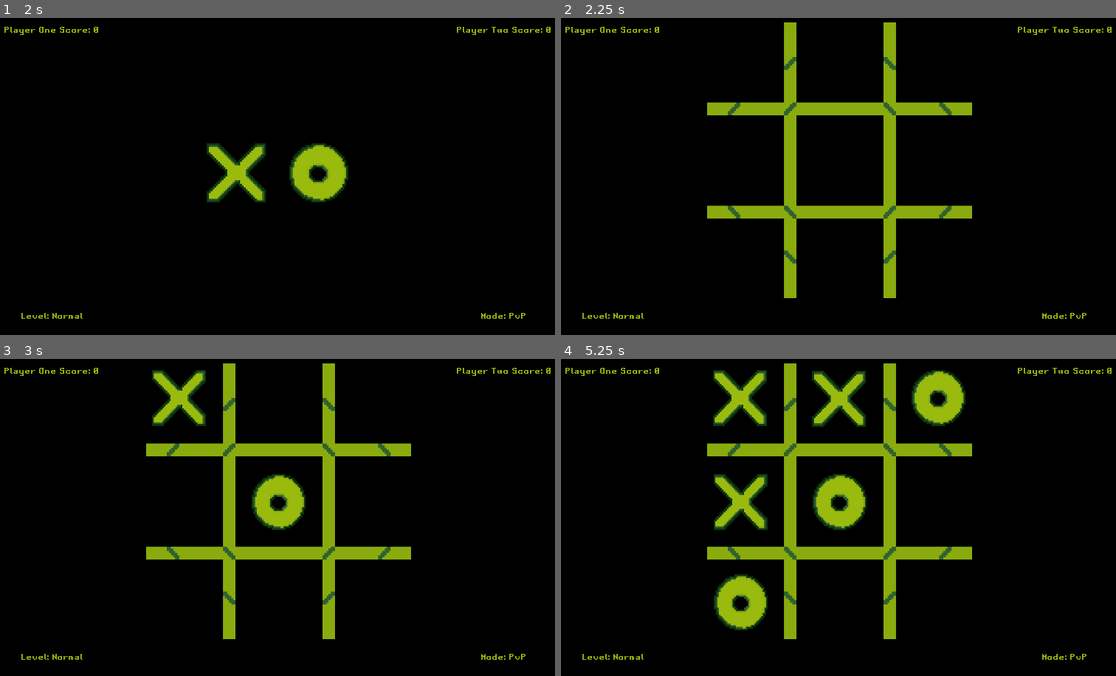
Above: before the commit, frames 1-4 (two rows, left to right).
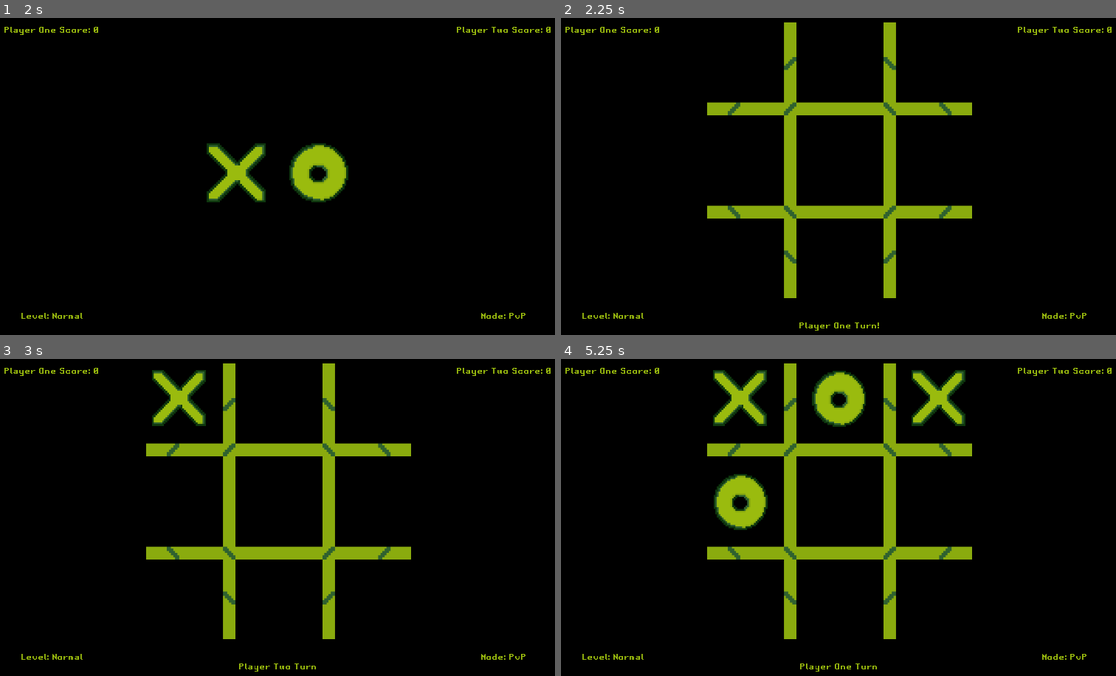
Above: after the commit, the same moments.

Repository: guilhermeprates/tic-tac-toe
Game: Godot game, scene res://Source/StartMenu/StartMenu.tscn
Two runs of this game, one before a commit and one after it. Both use one fixed random seed, a clock stepped at 60 frames per second and the inputs below.
Inputs (mouse positions are in pixels of both pictures, inside the frame that each line leads up to):
- Up to frame 1 (2 s): click "Start Game" at 0.5 s; click "PvP" at 1.25 s
- Up to frame 2 (2.25 s): click (799, 173) at 2 s
- Up to frame 3 (3 s): tap Enter at 2.75 s; move the mouse to (177, 397) at 2.77 s; press the mouse at (177, 397) at 2.78 s
- Up to frame 4 (5.25 s): tap Space at 3.5, 5 s; move the mouse to (838, 400) at 3.52 s; release the mouse at (838, 400) at 3.53 s; click (838, 400) at 3.6 s; tap Enter at 4.25 s; move the mouse to (938, 397) at 4.27 s; press the mouse at (938, 397) at 4.28 s; move the mouse to (738, 501) at 5.02 s; release the mouse at (738, 501) at 5.03 s; click (738, 501) at 5.1 s

Frame 1 is identical in both runs. In frame 2, less than 0.1% of the frame differs, in the area x 42-58%, y 96-99%; in frame 3, 1.4%; in frame 4, 6.6%, in the area x 27-73%, y 3-99%.

Commit message:
Add Game Over screen with options menu and update game flow

Diff:
--- a/Source/Board/Board.gd
+++ b/Source/Board/Board.gd
@@ -1,4 +1,6 @@
 class_name Board extends Node2D
+
+onready var turn_label: Label = $TurnLabel
 
 var board: Array = []
 var tiles: Array = []
@@ -10,15 +12,41 @@
 var winner: Player
 
 func _ready() -> void:
+	_start_game()
+	_build_board()
+
+func _process(_delta: float) -> void:
+	if game_over:
+		_reset_game()
+		Global.goto_scene("res://Source/GameOver/GameOver.tscn")
+
+func _start_game() -> void:
+	match (Global.game_mode):
+		Game.Mode.PvP:
+			_start_pvp_game()
+		Game.Mode.PvAI:
+			_start_pvai_game()
+
+func _start_pvp_game():
 	player_one = Player.new()
-	player_one.set_symbol(Player.Symbol.X)
+	player_one.set_id(1)
+	player_one.set_symbol(Global.player_one_symbol)
 	player_two = Player.new()
-	player_two.set_symbol(Player.Symbol.O)
+	player_two.set_id(2)
+	player_two.set_symbol(Global.player_two_symbol)
+	current_player = player_one
+
+func _start_pvai_game():
+	player_one = Player.new()
+	player_one.set_id(1)
+	player_one.set_symbol(Global.player_one_symbol)
+	player_two = Player.new()
+	player_two.set_id(2)
+	player_two.set_symbol(Global.player_two_symbol)
 	minimax = Minimax.new(player_two, player_one)
 	current_player = player_one
-	build_board()
 
-func build_board() -> void:
+func _build_board() -> void:
 	board = []
 	var childrens = get_children()
 	for node in childrens:
@@ -32,7 +60,7 @@
 				board[node.line].append(node.get_symbol())
 	print(board)
 
-func reset_game() -> void:
+func _reset_game() -> void:
 	for line in range(3):
 		for column in range(3):
 			board[line][column] = Player.Symbol.None
@@ -40,14 +68,18 @@
 		tile.set_symbol(Player.Symbol.None)
 	current_player = player_one
 	game_over = false
+	turn_label.text = "Player One Turn"
 
-func update_current_player() -> void:
+func _update_current_player() -> void:
 	if current_player == player_one:
+		turn_label.text = "Player Two Turn"
 		current_player = player_two
 	else:
+		turn_label.text = "Player One Turn"
 		current_player = player_one
 
-func update_tile_symbol(line: int, column: int, symbol: int) -> void:
+
+func _update_tile_symbol(line: int, column: int, symbol: int) -> void:
 	for tile in tiles:
 		if tile.line == line and tile.column == column:
 			tile.set_symbol(symbol)
@@ -55,64 +87,65 @@
 func on_boardtile_selected(line: int, column: int) -> void:
 	print("%d,%d" % [line, column])
 
-	if game_over:
-		reset_game()
-		return
-
 	var symbol = board[line][column]
 	if symbol == Player.Symbol.None:
 		board[line][column] = current_player.get_symbol()
-		update_tile_symbol(line, column, current_player.get_symbol())
-		check_winner()
-		update_current_player()
+		_update_tile_symbol(line, column, current_player.get_symbol())
+		_check_winner()
+		_update_current_player()
 	else:
 		return
-#
-	if !game_over:
-		var board_copy = board.duplicate()
-		var move = minimax.get_move(board_copy)
-		board[move.x][move.y] = current_player.get_symbol()
-		update_tile_symbol(move.x, move.y, current_player.get_symbol())
-		check_winner()
-		update_current_player()
 
-func check_winner():
+	if Global.game_mode == Game.Mode.PvAI:
+		if !game_over:
+			var board_copy = board.duplicate()
+			var move = minimax.get_move(board_copy)
+			board[move.x][move.y] = current_player.get_symbol()
+			_update_tile_symbol(move.x, move.y, current_player.get_symbol())
+			_check_winner()
+			_update_current_player()
+
+func _check_winner():
 	for line in range(3):
-		if check_line(line):
+		if _check_line(line):
 			print("Winner Line")
 			print(current_player)
+			Global.set_last_winner(current_player)
 			game_over = true
 			return
 	for column in range(3):
-		if check_column(column):
+		if _check_column(column):
 			print("Winner Column")
 			print(current_player)
+			Global.set_last_winner(current_player)
 			game_over = true
 			return
 	for diagonal in [0, 2]:
-		if check_diagonal(diagonal):
+		if _check_diagonal(diagonal):
 			print("Winner Diagonal")
 			print(current_player)
+			Global.set_last_winner(current_player)
 			game_over = true
 			return
-	if check_empty_tiles():
+	if _check_empty_tiles():
 		print("A tie")
+		Global.set_last_winner(null)
 		game_over = true
 		return
 
-func check_line(line) -> bool:
+func _check_line(line) -> bool:
 	for column in range(3):
 		if board[line][column] != current_player.get_symbol():
 			return false
 	return true
 
-func check_column(column) -> bool:
+func _check_column(column) -> bool:
 	for line in range(3):
 		if (board[line][column] != current_player.get_symbol()):
 			return false
 	return true
 
-func check_diagonal(diagonal) -> bool:
+func _check_diagonal(diagonal) -> bool:
 	for line in range(3):
 		var column
 		if diagonal == 0:
@@ -123,7 +156,7 @@
 			return false
 	return true
 
-func check_empty_tiles() -> bool:
+func _check_empty_tiles() -> bool:
 	var empty_tiles = 0
 	for line in range(3):
 		for column in range(3):
--- a/Source/Board/Board.tscn
+++ b/Source/Board/Board.tscn
@@ -1,8 +1,9 @@
-[gd_scene load_steps=4 format=2]
+[gd_scene load_steps=5 format=2]
 
 [ext_resource path="res://Source/Board/BoardTile.tscn" type="PackedScene" id=1]
 [ext_resource path="res://Assets/Sprites/board.png" type="Texture" id=2]
 [ext_resource path="res://Source/Board/Board.gd" type="Script" id=3]
+[ext_resource path="res://Assets/Themes/Main/theme.tres" type="Theme" id=4]
 
 [node name="Board" type="Node2D"]
 script = ExtResource( 3 )
@@ -52,3 +53,12 @@
 position = Vector2( 783, 477.301 )
 line = 2
 column = 2
+
+[node name="TurnLabel" type="Label" parent="."]
+margin_top = 662.0
+margin_right = 1280.0
+margin_bottom = 720.0
+theme = ExtResource( 4 )
+text = "Player One Turn!"
+align = 1
+valign = 1
--- a/Source/Classes/Global.gd
+++ b/Source/Classes/Global.gd
@@ -4,6 +4,9 @@
 var game_mode: int = 0
 var player_one_score: int = 0
 var player_two_score: int = 0
+var player_one_symbol: int = -1
+var player_two_symbol: int = -1
+var last_winner: Player = null
 var current_scene = null
 
 func _ready() -> void:
@@ -12,6 +15,12 @@
 
 func goto_scene(path: String) -> void:
 	call_deferred("_deferred_goto_scene", path)
+
+func set_player_one_symbol(new_value: int) -> void:
+	player_one_symbol = new_value
+
+func set_player_two_symbol(new_value: int) -> void:
+	player_two_symbol = new_value
 
 func set_game_mode(new_value: int) -> void:
 	game_mode = new_value
@@ -25,9 +34,15 @@
 func set_player_two_score(new_value: int) -> void:
 	player_two_score = new_value
 
+func set_last_winner(new_value: Player) -> void:
+	last_winner = new_value
+
 func reset() -> void:
 	player_one_score = 0
 	player_two_score = 0
+	player_one_symbol = -1
+	player_two_symbol = -1
+	last_winner = null
 	game_level = 1
 	game_mode = 0
 
--- a/Source/Classes/Player.gd
+++ b/Source/Classes/Player.gd
@@ -2,10 +2,14 @@
 
 enum Symbol { None = 0, X = 1, O = 2 }
 
+var id: int
 var symbol: int
 
-func set_symbol(value: int) -> void:
-	symbol = value
+func set_id(new_value: int) -> void:
+	id = new_value
+
+func set_symbol(new_value: int) -> void:
+	symbol = new_value
 
 func get_symbol() -> int:
 	return symbol
--- a/Source/DifficultyMenu/DifficultyMenu.gd
+++ b/Source/DifficultyMenu/DifficultyMenu.gd
@@ -6,33 +6,33 @@
 onready var audio_stream_player: AudioStreamPlayer = $AudioStreamPlayer
 
 func _ready() -> void:
-	setup_connections()
+	_setup_connections()
 
-func on_mouse_entered() -> void:
+func _on_mouse_entered() -> void:
 	audio_stream_player.play()
 
-func on_easy_button_pressed() -> void:
+func _on_easy_button_pressed() -> void:
 	Global.set_game_level(Game.Level.Easy)
 	Global.goto_scene("res://Source/SymbolMenu/SymbolMenu.tscn")
 
-func on_normal_button_pressed() -> void:
+func _on_normal_button_pressed() -> void:
 	Global.set_game_level(Game.Level.Normal)
 	Global.goto_scene("res://Source/SymbolMenu/SymbolMenu.tscn")
 
-func on_hard_button_pressed() -> void:
+func _on_hard_button_pressed() -> void:
 	Global.set_game_level(Game.Level.Hard)
 	Global.goto_scene("res://Source/SymbolMenu/SymbolMenu.tscn")
 
-func setup_connections() -> void:
+func _setup_connections() -> void:
 	# warning-ignore:return_value_discarded
-	easy_button.connect("pressed", self, "on_easy_button_pressed")
+	easy_button.connect("pressed", self, "_on_easy_button_pressed")
 	# warning-ignore:return_value_discarded
-	easy_button.connect("mouse_entered", self, "on_mouse_entered")
+	easy_button.connect("mouse_entered", self, "_on_mouse_entered")
 	# warning-ignore:return_value_discarded
-	normal_button.connect("pressed", self, "on_normal_button_pressed")
+	normal_button.connect("pressed", self, "_on_normal_button_pressed")
 	# warning-ignore:return_value_discarded
-	normal_button.connect("mouse_entered", self, "on_mouse_entered")
+	normal_button.connect("mouse_entered", self, "_on_mouse_entered")
 	# warning-ignore:return_value_discarded
-	hard_button.connect("pressed", self, "on_hard_button_pressed")
+	hard_button.connect("pressed", self, "_on_hard_button_pressed")
 	# warning-ignore:return_value_discarded
-	hard_button.connect("mouse_entered", self, "on_mouse_entered")
+	hard_button.connect("mouse_entered", self, "_on_mouse_entered")
--- /dev/null
+++ b/Source/GameOver/GameOver.gd
@@ -0,0 +1,48 @@
+extends Control
+
+onready var result_label: Label = $ResultLabel
+onready var play_again_button: Button = $VBoxContainer/PlayAgainButton
+onready var start_menu_button: Button = $VBoxContainer/StartMenuButton
+onready var quit_button: Button = $VBoxContainer/QuitButton
+onready var audio_stream_player: AudioStreamPlayer = $AudioStreamPlayer
+
+func _ready() -> void:
+	_update_result_label()
+	_setup_connections()
+
+func _update_result_label() -> void:
+	if Global.last_winner != null:
+		var winner_symbol = Global.last_winner.get_symbol()
+		match (winner_symbol):
+			Player.Symbol.X:
+				result_label.text = "X won!"
+			Player.Symbol.O:
+				result_label.text = "O won!"
+	else:
+		result_label.text = "A tie!"
+
+func _on_mouse_entered() -> void:
+	audio_stream_player.play()
+
+func _on_play_again_button_pressed() -> void:
+	Global.goto_scene("res://Source/Board/Board.tscn")
+
+func _on_start_menu_button_pressed() -> void:
+	Global.goto_scene("res://Source/StartMenu/StartMenu.tscn")
+
+func _on_quit_button_pressed() -> void:
+	Global.quit()
+
+func _setup_connections() -> void:
+	# warning-ignore:return_value_discarded
+	play_again_button.connect("pressed", self, "_on_play_again_button_pressed")
+	# warning-ignore:return_value_discarded
+	play_again_button.connect("mouse_entered", self, "_on_mouse_entered")
+	# warning-ignore:return_value_discarded
+	start_menu_button.connect("pressed", self, "_on_start_menu_button_pressed")
+	# warning-ignore:return_value_discarded
+	start_menu_button.connect("mouse_entered", self, "_on_mouse_entered")
+	# warning-ignore:return_value_discarded
+	quit_button.connect("pressed", self, "_on_quit_button_pressed")
+	# warning-ignore:return_value_discarded
+	quit_button.connect("mouse_entered", self, "_on_mouse_entered")
--- /dev/null
+++ b/Source/GameOver/GameOver.tscn
@@ -0,0 +1,62 @@
+[gd_scene load_steps=6 format=2]
+
+[ext_resource path="res://Source/GameOver/GameOver.gd" type="Script" id=1]
+[ext_resource path="res://Assets/Themes/Main/theme.tres" type="Theme" id=2]
+[ext_resource path="res://Assets/Audio/hover.wav" type="AudioStream" id=3]
+[ext_resource path="res://Assets/Fonts/Retro Gaming.ttf" type="DynamicFontData" id=4]
+
+[sub_resource type="DynamicFont" id=1]
+size = 32
+font_data = ExtResource( 4 )
+
+[node name="GameOver" type="Control"]
+anchor_right = 1.0
+anchor_bottom = 1.0
+script = ExtResource( 1 )
+
+[node name="AudioStreamPlayer" type="AudioStreamPlayer" parent="."]
+stream = ExtResource( 3 )
+
+[node name="ResultLabel" type="Label" parent="."]
+anchor_left = 0.5
+anchor_right = 0.5
+margin_left = -221.5
+margin_right = 221.5
+margin_bottom = 217.0
+theme = ExtResource( 2 )
+custom_fonts/font = SubResource( 1 )
+text = "A tie!"
+align = 1
+valign = 1
+
+[node name="VBoxContainer" type="VBoxContainer" parent="."]
+anchor_left = 0.5
+anchor_top = 0.5
+anchor_right = 0.5
+anchor_bottom = 0.5
+margin_left = -71.0
+margin_top = -64.0
+margin_right = 71.0
+margin_bottom = 64.0
+alignment = 1
+
+[node name="PlayAgainButton" type="Button" parent="VBoxContainer"]
+margin_top = 28.0
+margin_right = 142.0
+margin_bottom = 49.0
+theme = ExtResource( 2 )
+text = "Play Again"
+
+[node name="StartMenuButton" type="Button" parent="VBoxContainer"]
+margin_top = 53.0
+margin_right = 142.0
+margin_bottom = 74.0
+theme = ExtResource( 2 )
+text = "Start Menu"
+
+[node name="QuitButton" type="Button" parent="VBoxContainer"]
+margin_top = 78.0
+margin_right = 142.0
+margin_bottom = 99.0
+theme = ExtResource( 2 )
+text = "Quit"
--- a/Source/StartMenu/StartMenu.gd
+++ b/Source/StartMenu/StartMenu.gd
@@ -5,23 +5,24 @@
 onready var audio_stream_player: AudioStreamPlayer = $AudioStreamPlayer
 
 func _ready() -> void:
-	setup_connections()
+	_setup_connections()
 
-func on_mouse_entered() -> void:
+func _on_mouse_entered() -> void:
 	audio_stream_player.play()
 
-func on_start_button_pressed() -> void:
+func _on_start_button_pressed() -> void:
+	Global.reset()
 	Global.goto_scene("res://Source/GameModeMenu/GameModeMenu.tscn")
 
-func on_quit_button_pressend() -> void:
+func _on_quit_button_pressed() -> void:
 	Global.quit()
 
-func setup_connections() -> void:
+func _setup_connections() -> void:
 	# warning-ignore:return_value_discarded
-	start_button.connect("pressed", self, "on_start_button_pressed")
+	start_button.connect("pressed", self, "_on_start_button_pressed")
 	# warning-ignore:return_value_discarded
-	start_button.connect("mouse_entered", self, "on_mouse_entered")
+	start_button.connect("mouse_entered", self, "_on_mouse_entered")
 	# warning-ignore:return_value_discarded
-	quit_button.connect("pressed", self, "on_quit_button_pressend")
+	quit_button.connect("pressed", self, "_on_quit_button_pressed")
 	# warning-ignore:return_value_discarded
-	quit_button.connect("mouse_entered", self, "on_mouse_entered")
+	quit_button.connect("mouse_entered", self, "_on_mouse_entered")
--- a/Source/SymbolMenu/SymbolMenu.gd
+++ b/Source/SymbolMenu/SymbolMenu.gd
@@ -5,23 +5,27 @@
 onready var audio_stream_player: AudioStreamPlayer = $AudioStreamPlayer
 
 func _ready() -> void:
-	setup_connections()
+	_setup_connections()
 
-func on_mouse_entered() -> void:
+func _on_mouse_entered() -> void:
 	audio_stream_player.play()
 
-func on_x_button_pressed() -> void:
+func _on_x_button_pressed() -> void:
+	Global.set_player_one_symbol(Player.Symbol.X)
+	Global.set_player_two_symbol(Player.Symbol.O)
 	Global.goto_scene("res://Source/Board/Board.tscn")
 
-func on_o_button_pressend() -> void:
-		Global.goto_scene("res://Source/Board/Board.tscn")
+func _on_o_button_pressend() -> void:
+	Global.set_player_one_symbol(Player.Symbol.O)
+	Global.set_player_two_symbol(Player.Symbol.X)
+	Global.goto_scene("res://Source/Board/Board.tscn")
 
-func setup_connections() -> void:
+func _setup_connections() -> void:
 	# warning-ignore:return_value_discarded
-	x_button.connect("pressed", self, "on_x_button_pressed")
+	x_button.connect("pressed", self, "_on_x_button_pressed")
 	# warning-ignore:return_value_discarded
-	x_button.connect("mouse_entered", self, "on_mouse_entered")
+	x_button.connect("mouse_entered", self, "_on_mouse_entered")
 	# warning-ignore:return_value_discarded
-	o_button.connect("pressed", self, "on_o_button_pressend")
+	o_button.connect("pressed", self, "_on_o_button_pressend")
 	# warning-ignore:return_value_discarded
-	o_button.connect("mouse_entered", self, "on_mouse_entered")
+	o_button.connect("mouse_entered", self, "_on_mouse_entered")
